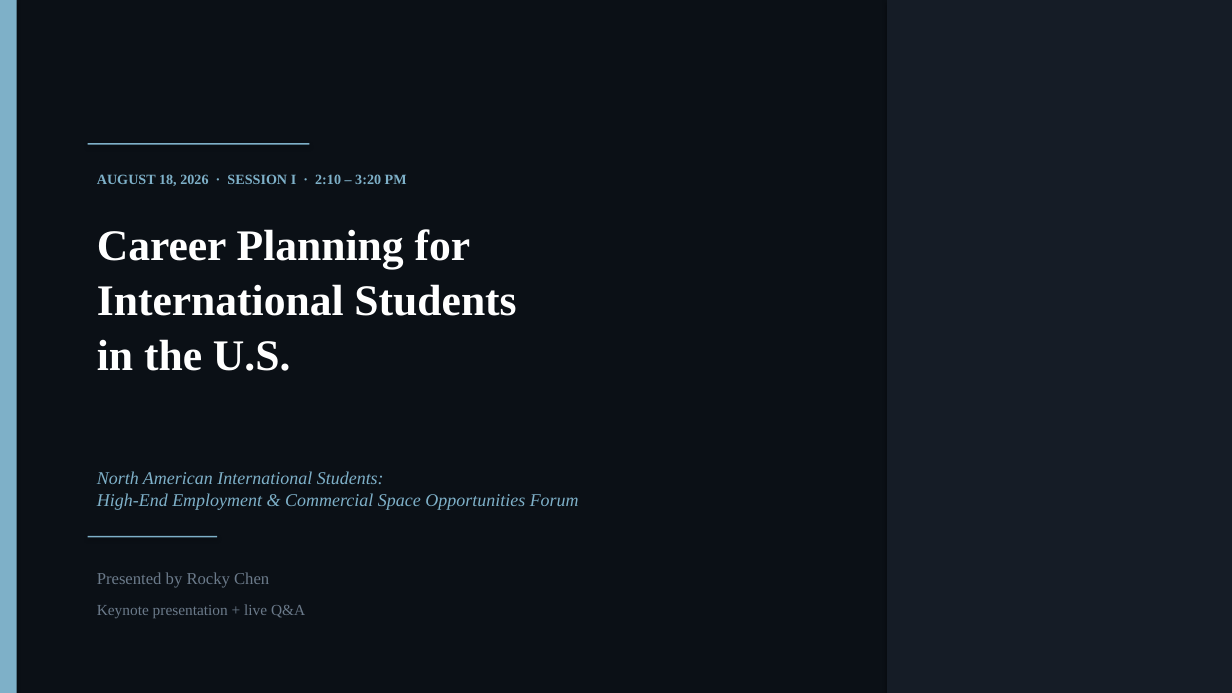
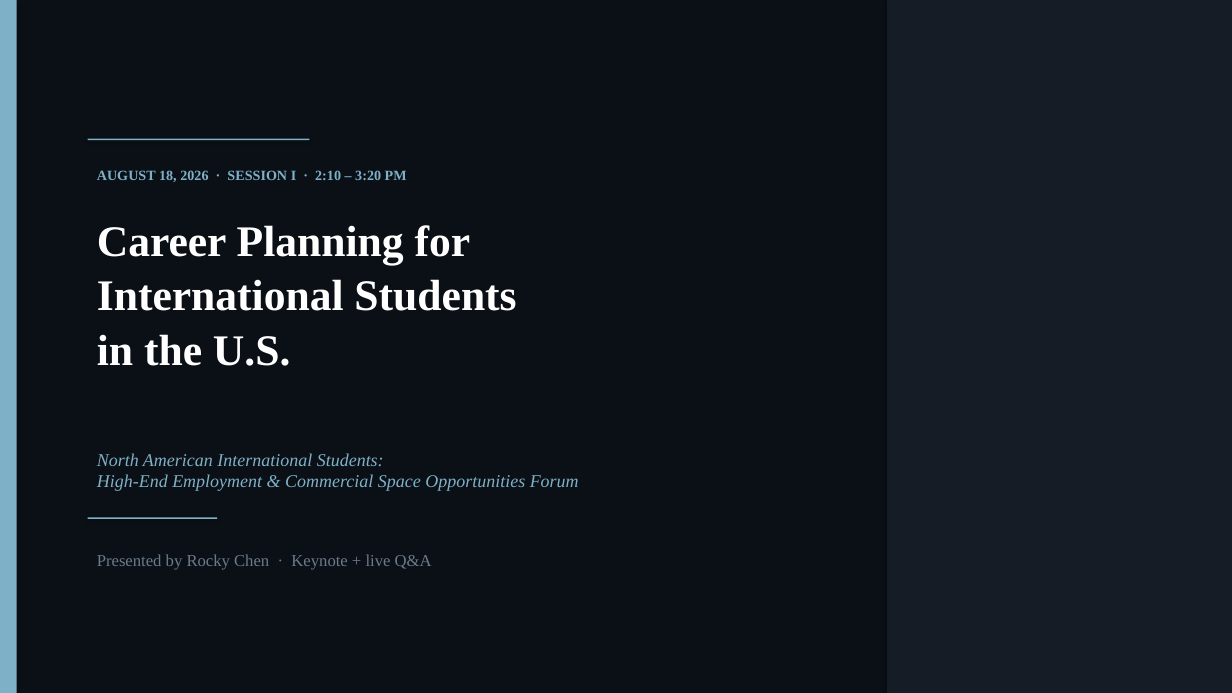
Before and after one commit to anthonyleedu/anthonyleedu, a slide deck: slide 1 of Heliospace_Company_And_Product_Overview.pptx. Drawn at 1232x693 pixels with LibreOffice and Linux fonts; fonts in the diff are those of the drawing. Boxes give left, top, right and bottom in pixels: in the first picture for what was removed or moved away, otherwise in the second. Text is boxed around its words. In the diff, an @@ line names an element or a change of style, - is before the commit and + after.

```diff
--- a/Heliospace_Company_And_Product_Overview.pptx
+++ b/Heliospace_Company_And_Product_Overview.pptx
@@ rectangle: place and size @@
-rectangle at [88, 143, 310, 145]
+rectangle at [88, 139, 310, 140]
@@ text "AUGUST 18, 2026 · SESSION ...": place and size @@
-text "AUGUST 18, 2026 · SESSION ..." at [97, 174, 407, 186]
+text "AUGUST 18, 2026 · SESSION ..." at [97, 170, 407, 182]
@@ text "Career Planning for": place and size @@
-text "Career Planning for" at [97, 229, 516, 371]
+text "Career Planning for" at [97, 225, 516, 366]
@@ text "North American International Students:": place and size @@
-text "North American International Students:" at [97, 471, 579, 510]
+text "North American International Students:" at [97, 453, 579, 491]
@@ rectangle: place and size @@
-rectangle at [88, 536, 217, 538]
+rectangle at [88, 518, 217, 519]
@@ text at [97, 554, 432, 570]: text changed @@
-Presented by Rocky Chen
+Presented by Rocky Chen · Keynote + live Q&A
@@ text removed at [97, 604, 305, 618] @@
-Keynote presentation + live Q&A
```
Also in this commit, not shown: 12 other slides changed, 7 slides added, 15 slides removed.
